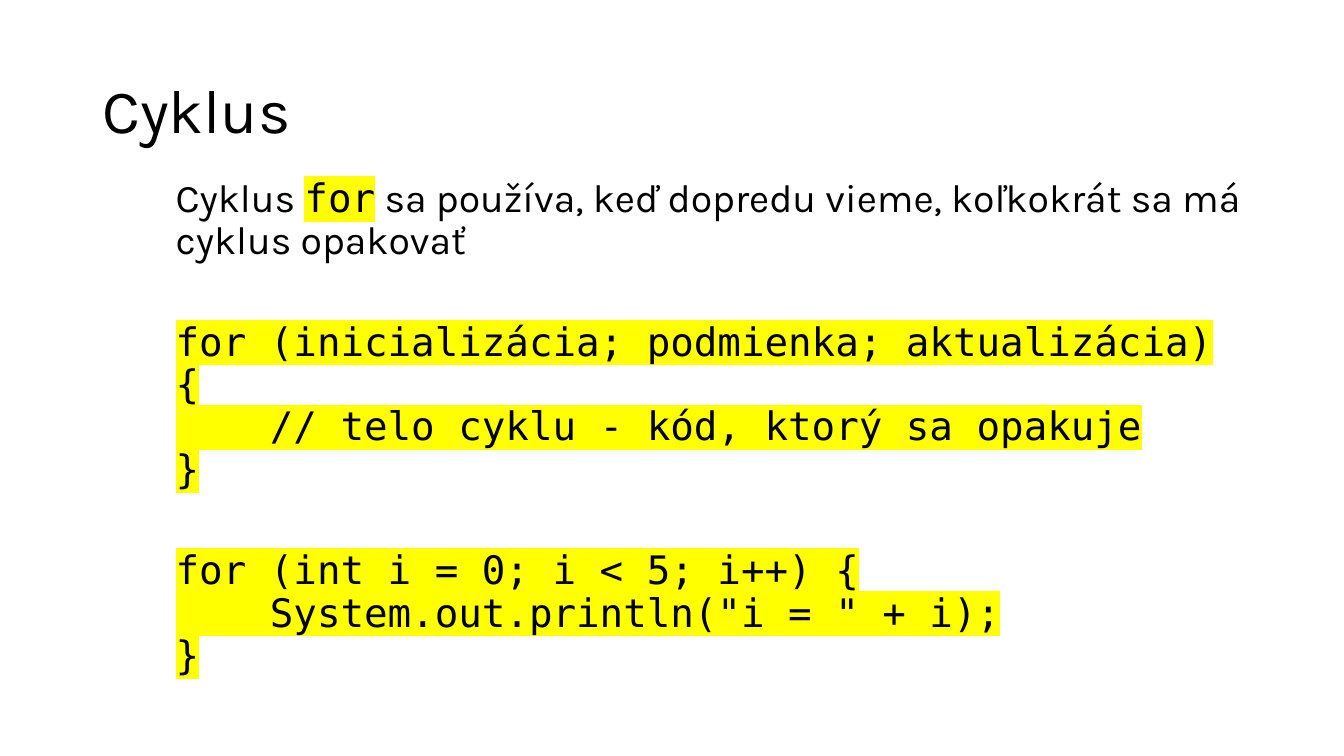
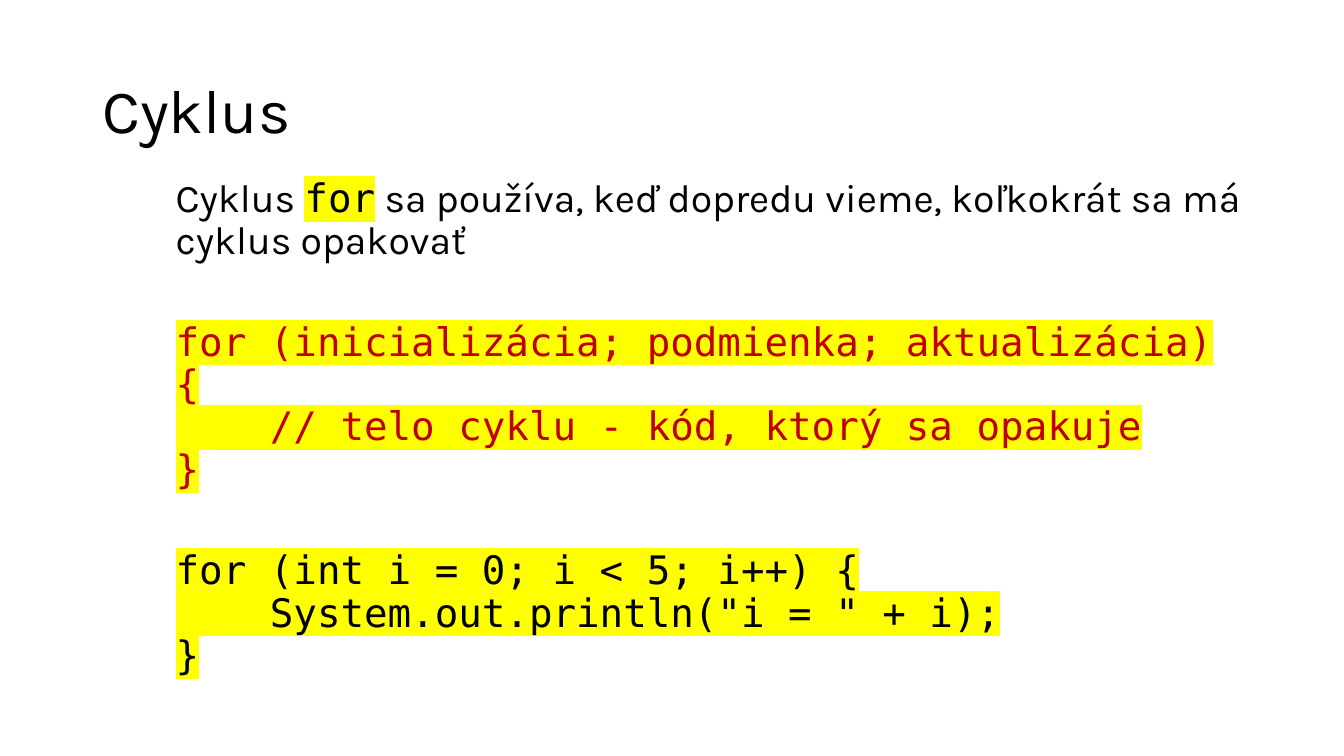
Before and after one commit to wagjo/oop, a slide deck: slide 10 of prezentacie/c02w.pptx (slide 9 before the commit). Drawn at 1344x756 pixels with LibreOffice and Linux fonts; fonts in the diff are those of the drawing. Boxes give left, top, right and bottom in pixels: in the first picture for what was removed or moved away, otherwise in the second. Text is boxed around its words. In the diff, an @@ line names an element or a change of style, - is before the commit and + after.

```diff
--- a/prezentacie/c02w.pptx
+++ b/prezentacie/c02w.pptx
@@ text at bbox=[176, 324, 1212, 448]: text colour #000000 to #C00000 in "for (inicializácia; podmienka; aktualizácia) {", "// telo cyklu - kód, ktorý sa ...", "}" @@
```
Also in this commit, not shown: 5 other slides changed, 1 slide added, 3 other files.
